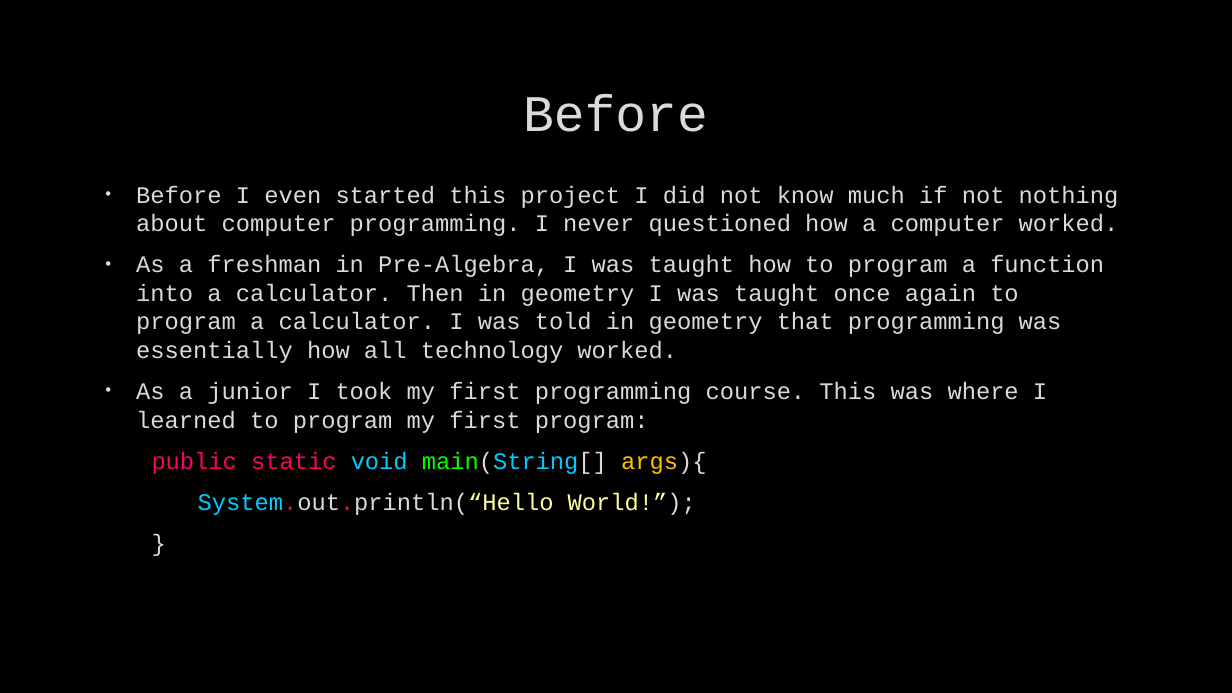
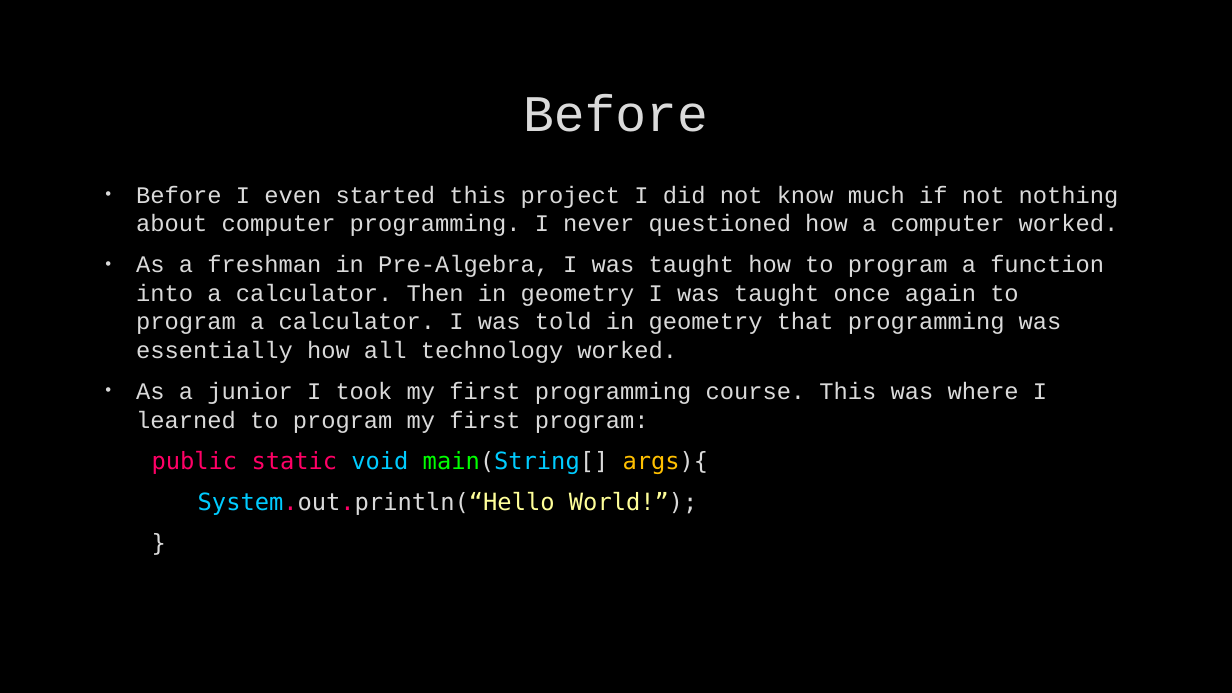
Before and after one commit to FanciestW/JavaClass, a slide deck: slide 3 of CAPT Stone.pptx. Drawn at 1232x693 pixels with LibreOffice and Linux fonts; fonts in the diff are those of the drawing; background and template pictures are left out. Boxes give left, top, right and bottom in pixels: in the first picture for what was removed or moved away, otherwise in the second. Text is boxed around its words. In the diff, an @@ line names an element or a change of style, - is before the commit and + after.

```diff
--- a/CAPT Stone.pptx
+++ b/CAPT Stone.pptx
@@ text at (152, 450, 709, 515): font Courier New to DejaVu Sans Mono in "public static void main(String[] args){", "System.out.println(“Hello World!”);", "}" @@
```
Also in this commit, not shown: 1 other slide changed, 8 slides added, 11 other files.
